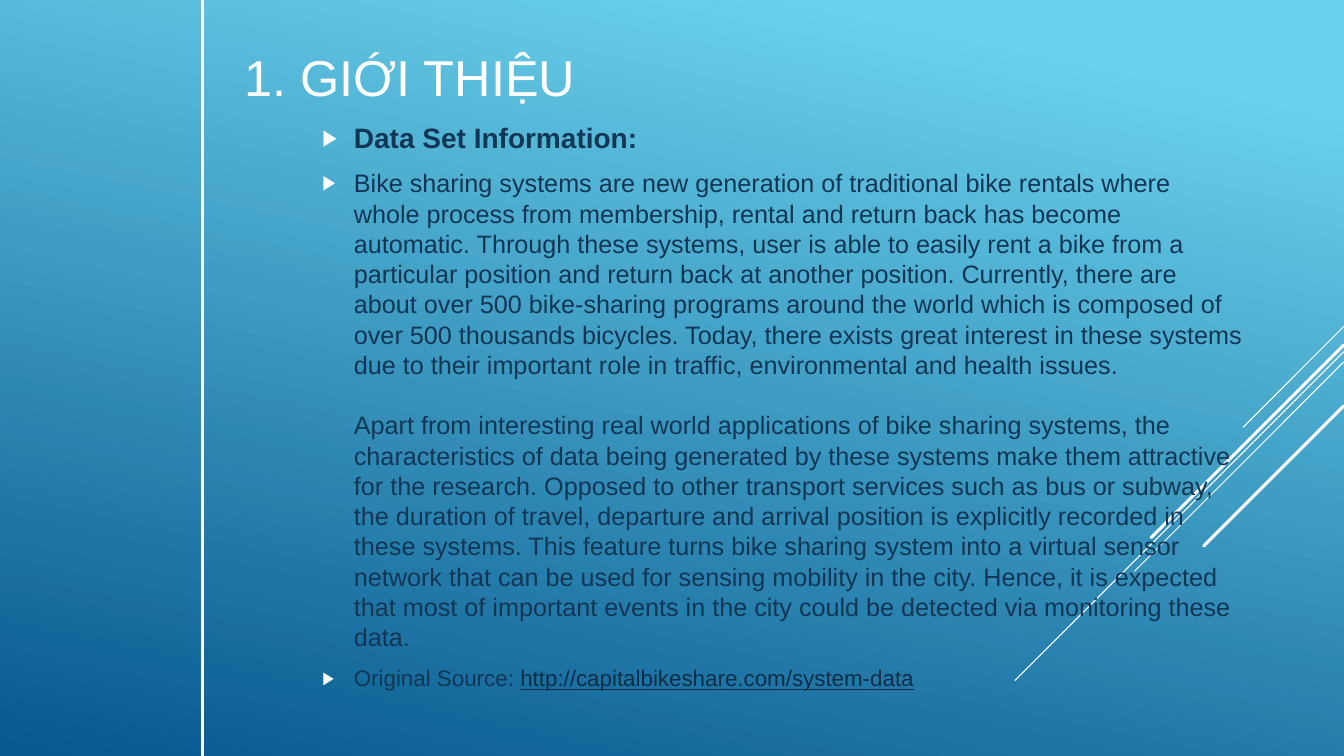
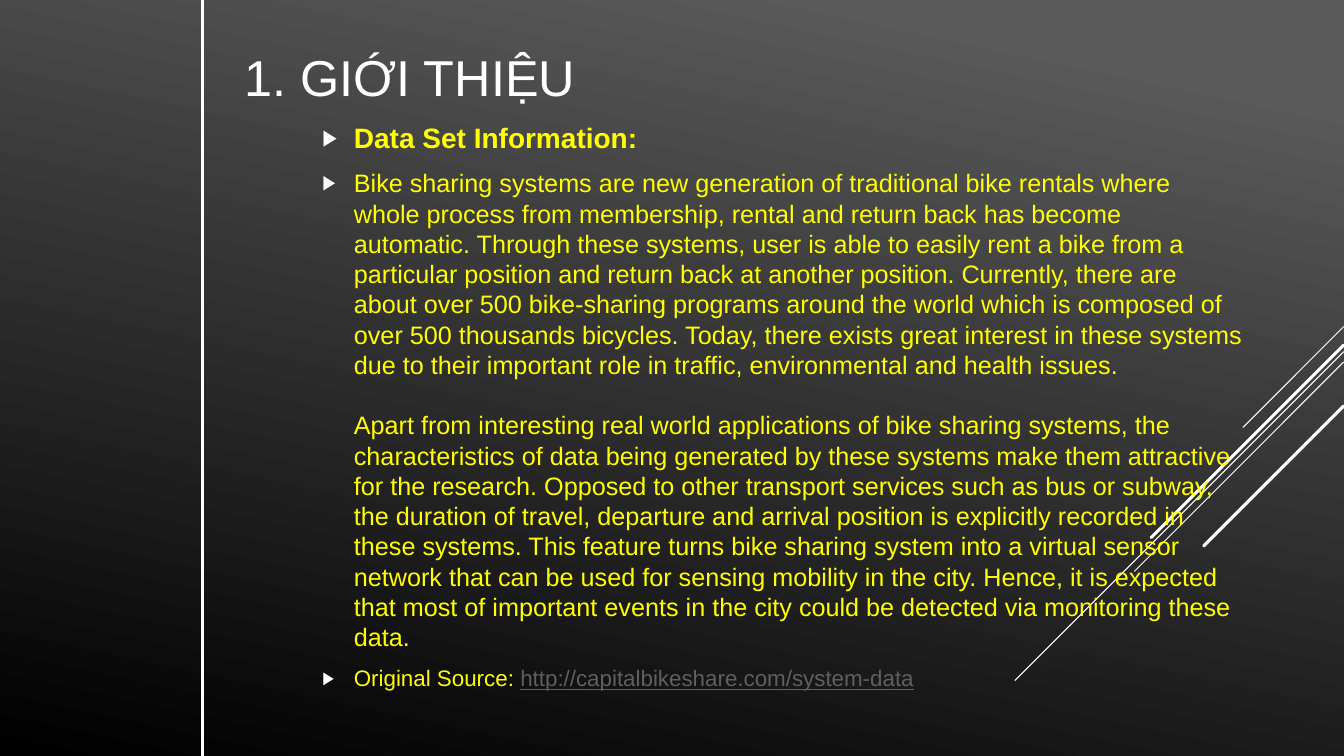
Before and after one commit to yllaw99/bike-sharing-predication-VN, a slide deck: slide 4 of báo cáo.pptx (slide 3 before the commit). Drawn at 1344x756 pixels with LibreOffice and Linux fonts; fonts in the diff are those of the drawing. Boxes give left, top, right and bottom in pixels: in the first picture for what was removed or moved away, otherwise in the second. Text is boxed around its words. In the diff, an @@ line names an element or a change of style, - is before the commit and + after.

```diff
--- a/báo cáo.pptx
+++ b/báo cáo.pptx
@@ background gradient #6ED2EB to #06588E to gradient #5B5B5B to #000000 @@
@@ text "Data Set Information:" at bbox=[354, 127, 1241, 691]: text colour #123654 to #FFFF00; text colour #0D2E46 to #5F5F5F in "http://capitalbikeshare.com/system-data" @@
```
Also in this commit, not shown: 4 other slides changed, 1 slide added.
